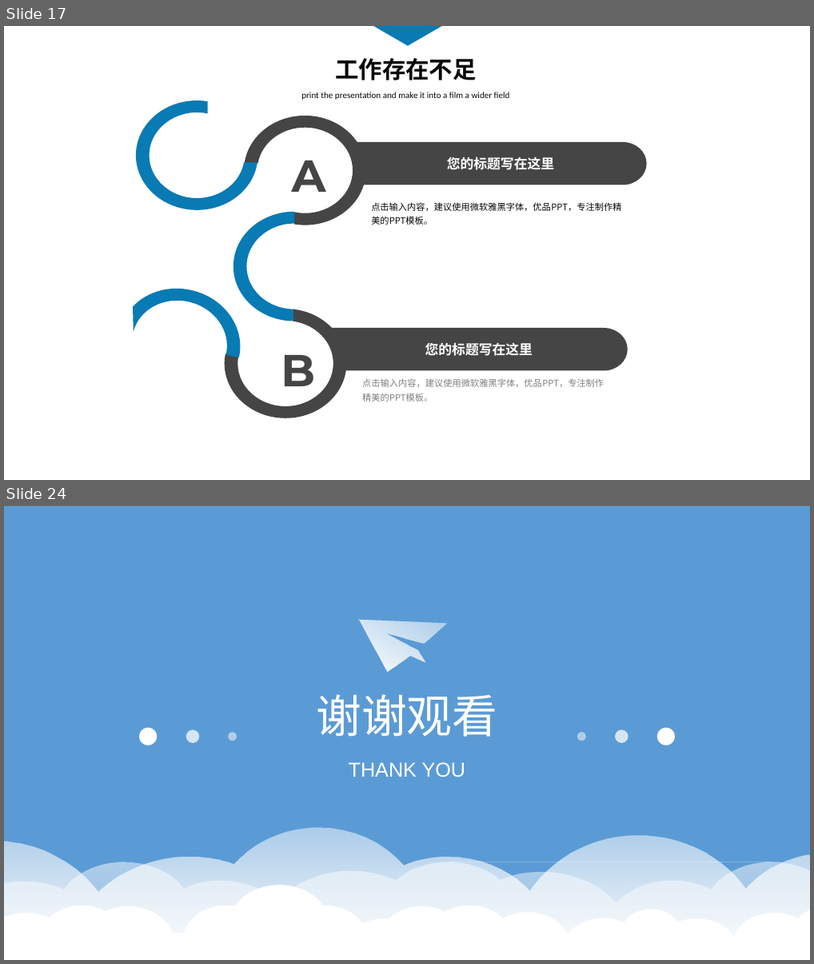
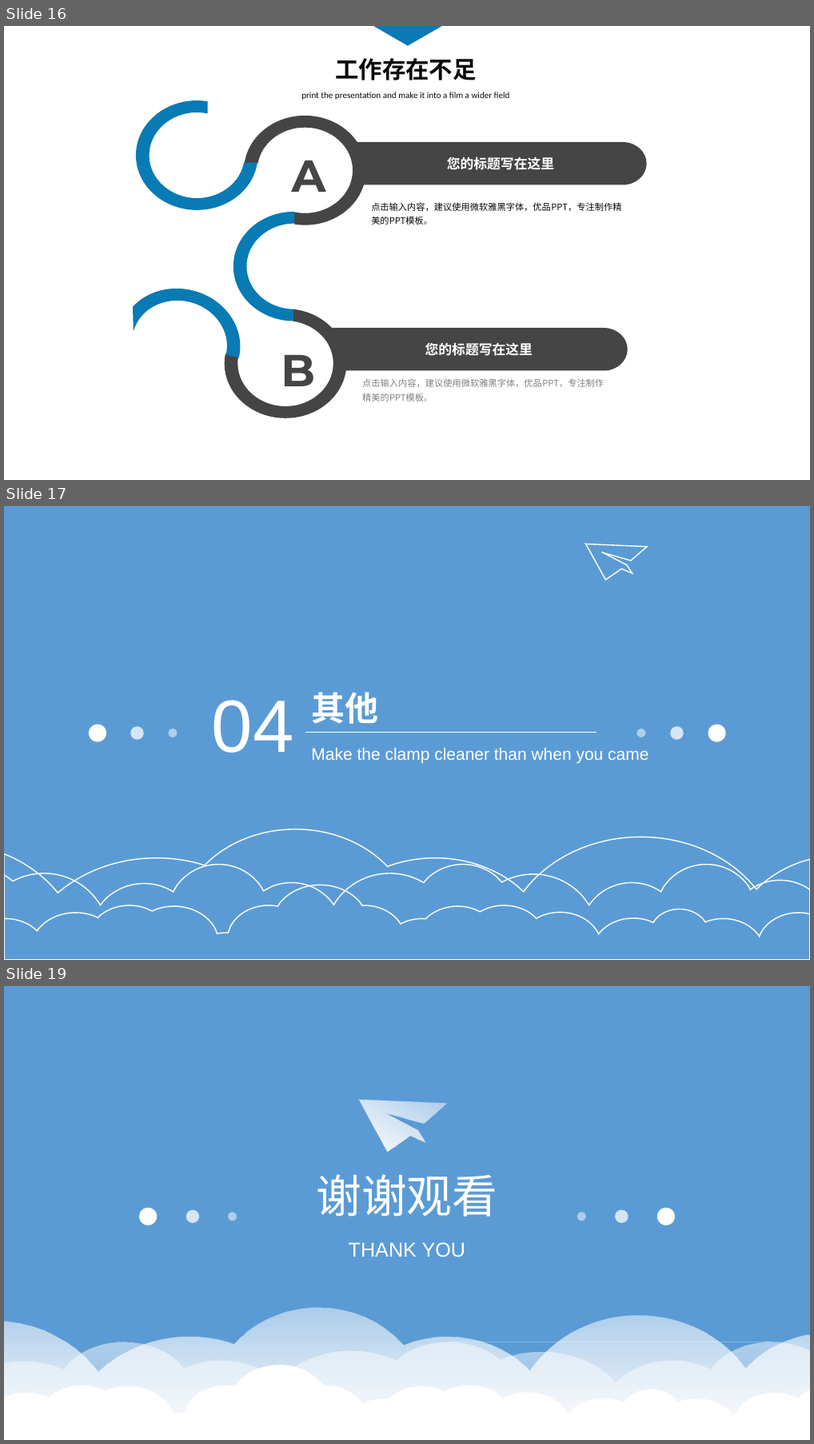
Before and after one commit to touchpillow/ts-demo, a slide deck: ts-分享.pptx. Shown one above the other, each under a label of ours: slides 17 and 24 before the commit, slides 16, 17 and 19 after it; the slides between them are not shown. The pictures are 814x964 and 814x1444 pixels, drawn with LibreOffice and Linux fonts; fonts in the diff are those of the drawing. Boxes give left, top, right and bottom in pixels: in the first picture for what was removed or moved away, otherwise in the second. Text is boxed around its words. In the diff, an @@ line names an element or a change of style, - is before the commit and + after.

```diff
--- a/ts-分享.pptx
+++ b/ts-分享.pptx
@@ slide 17 added at (4, 506, 810, 960), background #5B9BD5 @@
@@ freeform shape added at (586, 529, 654, 583), outline #FFFFFF 1 pt @@
@@ text added at (312, 692, 379, 724), 30 pt, text #FFFFFF, bold @@
+其他
@@ text added at (212, 700, 294, 752), 66 pt, text #FFFFFF @@
+04
@@ ellipse added at (89, 724, 106, 741), fill #FFFFFF @@
@@ ellipse added at (130, 726, 143, 739), fill #FFFFFF at 75% opacity @@
@@ ellipse added at (169, 728, 178, 737), fill #FFFFFF at 50% opacity @@
@@ line added from (306, 732) to (597, 732), #FFFFFF 0.5 pt @@
@@ ellipse added at (637, 728, 646, 737), fill #FFFFFF at 50% opacity @@
@@ ellipse added at (671, 726, 684, 739), fill #FFFFFF at 75% opacity @@
@@ ellipse added at (709, 724, 726, 741), fill #FFFFFF @@
@@ text added at (311, 748, 649, 764), 15 pt, text #FFFFFF @@
+Make the clamp cleaner than when you came
@@ freeform shape added at (4, 828, 810, 959), outline #FFFFFF 1 pt @@
@@ freeform shape added at (4, 864, 810, 960), outline #FFFFFF 1 pt @@
@@ freeform shape added at (4, 885, 810, 960), outline #FFFFFF 1 pt @@
@@ what was slide 17 is now slide 16 @@
@@ what was slide 24 is now slide 19 @@
```
Also in this commit, not shown: 7 slides changed, 7 slides removed, 1 other file.
